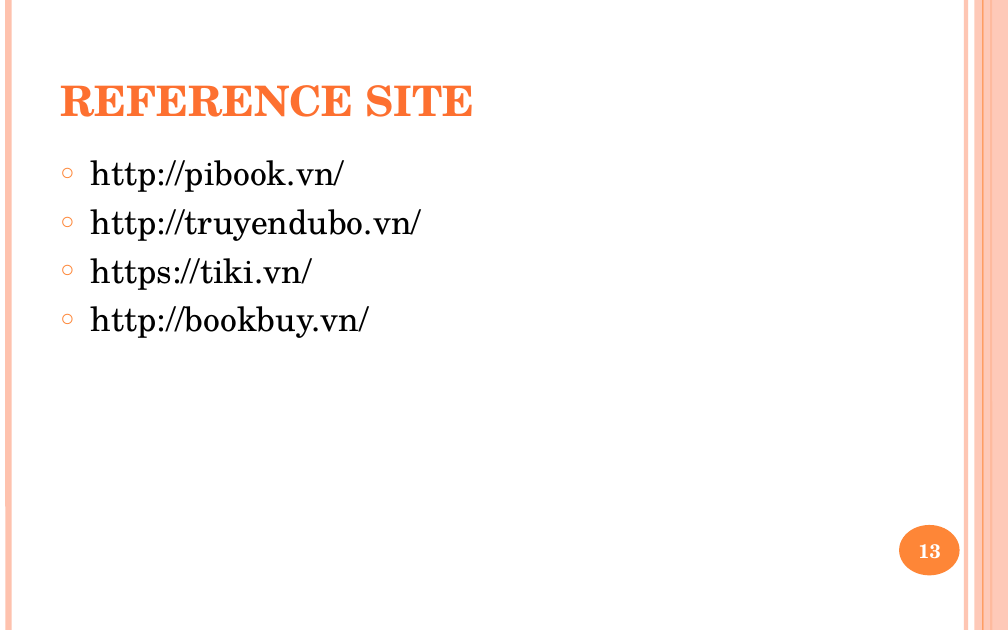
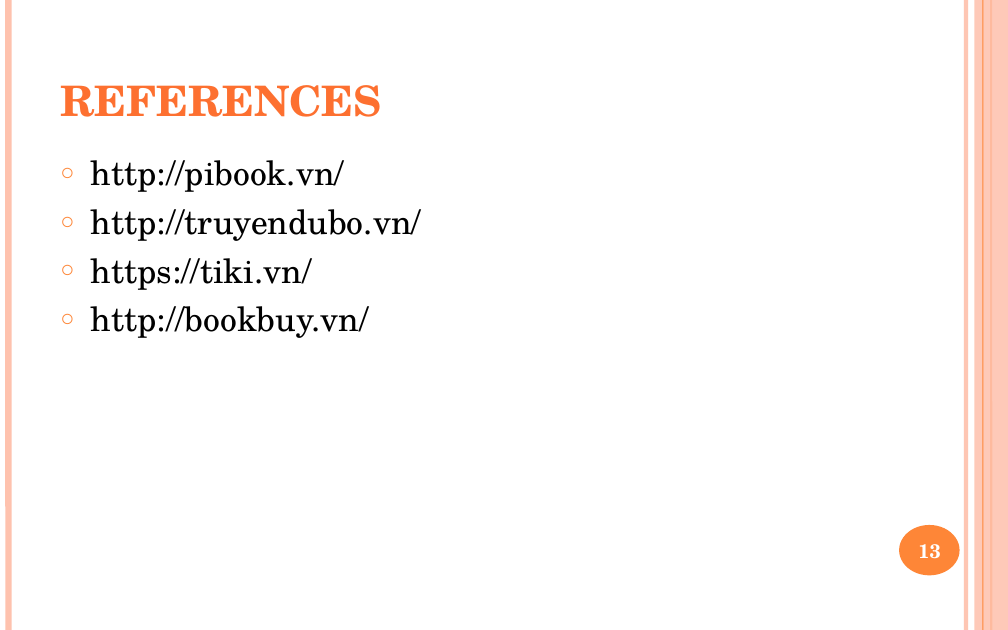
Before and after one commit to yutovsjohan/final_project, a slide deck: slide 13 of document_final/final_project.pptx. Drawn at 1008x630 pixels with LibreOffice and Linux fonts; fonts in the diff are those of the drawing. Boxes give left, top, right and bottom in pixels: in the first picture for what was removed or moved away, otherwise in the second. Text is boxed around its words. In the diff, an @@ line names an element or a change of style, - is before the commit and + after.

```diff
--- a/document_final/final_project.pptx
+++ b/document_final/final_project.pptx
@@ title at (60,85,381,117): text changed @@
-REFERENCE SITE
+REFERENCES
```
Also in this commit, not shown: 14 other files.
